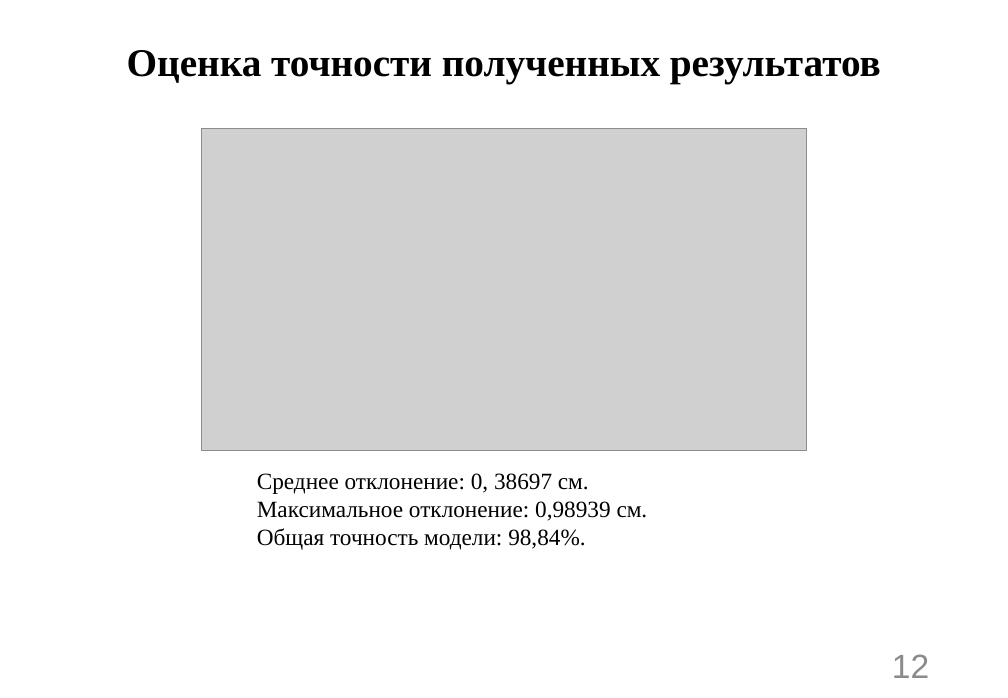
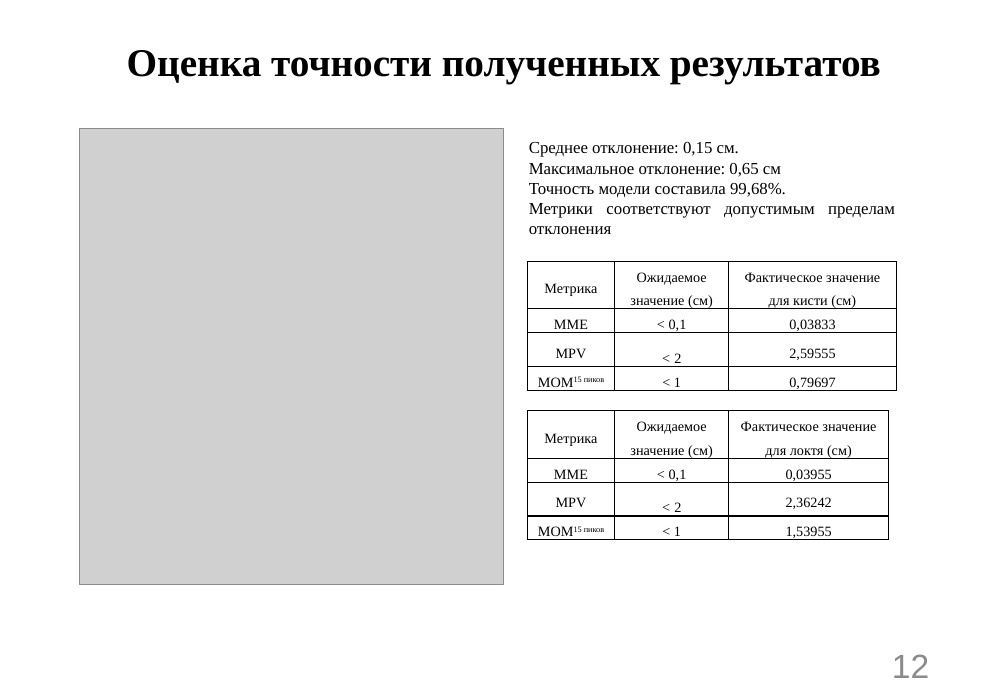
Before and after one commit to n7arti/MIET.Magistratura, a slide deck: slide 12 of Диссертация/Смотр 2 курс 2 семестр/Артамонова_презентация.pptx. Drawn at 1008x698 pixels with LibreOffice and Linux fonts; fonts in the diff are those of the drawing; grey boxes stand for pictures. Boxes give left, top, right and bottom in pixels: in the first picture for what was removed or moved away, otherwise in the second. Text is boxed around its words. In the diff, an @@ line names an element or a change of style, - is before the commit and + after.

```diff
--- a/Диссертация/Смотр 2 курс 2 семестр/Артамонова_презентация.pptx
+++ b/Диссертация/Смотр 2 курс 2 семестр/Артамонова_презентация.pptx
@@ picture added at (79,128,504,585) @@
@@ picture removed at (202,128,807,451) @@
@@ text added at (529,142,895,234), 13 pt, text #000000 @@
+Среднее отклонение: 0,15 см.
+Максимальное отклонение: 0,65 см
+Точность модели составила 99,68%.
+Метрики соответствуют допустимым пределам отклонения
@@ table added at (528,262,897,395), 4 rows, 3 columns @@
+Метрика | Ожидаемое значение (см) | Фактическое значение для кисти (см)
+MME | < 0,1 | 0,03833
+MPV | < 2 | 2,59555
+MOM15 пиков | < 1 | 0,79697
@@ table added at (528,410,890,544), 4 rows, 3 columns @@
+Метрика | Ожидаемое значение (см) | Фактическое значение для локтя (см)
+MME | < 0,1 | 0,03955
+MPV | < 2 | 2,36242
+MOM15 пиков | < 1 | 1,53955
@@ text removed at (257,473,648,550) @@
-Среднее отклонение: 0, 38697 см.
-Максимальное отклонение: 0,98939 см.
-Общая точность модели: 98,84%.
```
Also in this commit, not shown: 2 other slides changed, 2 other files.
